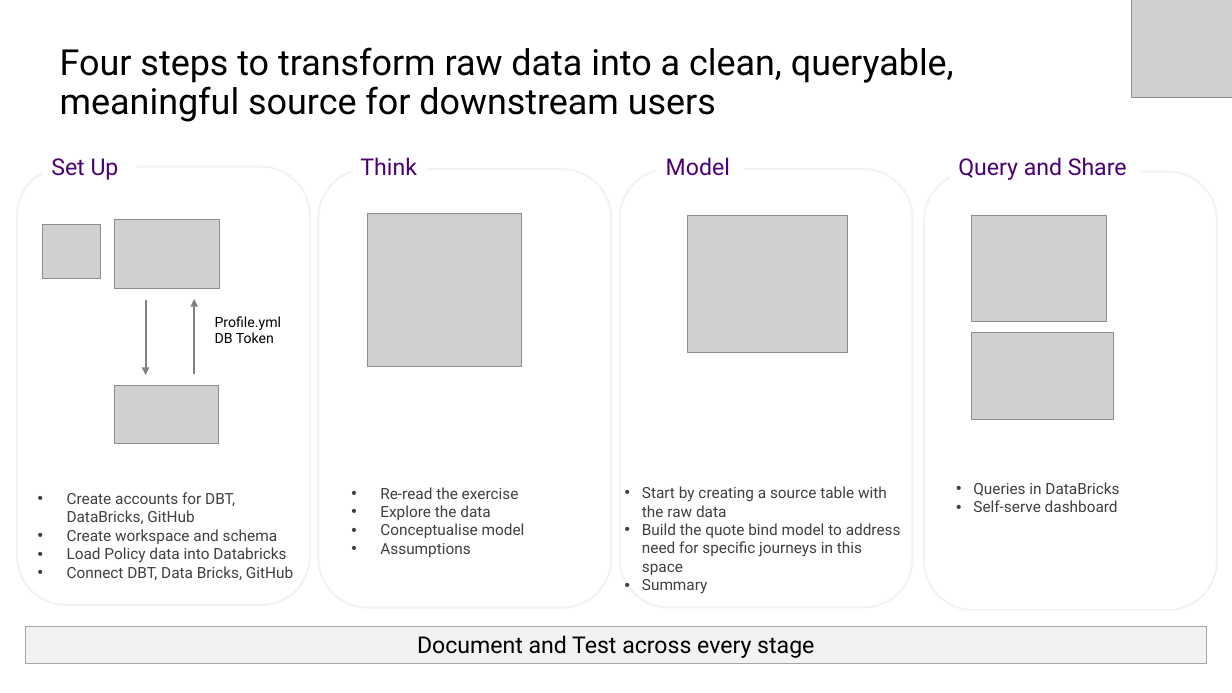
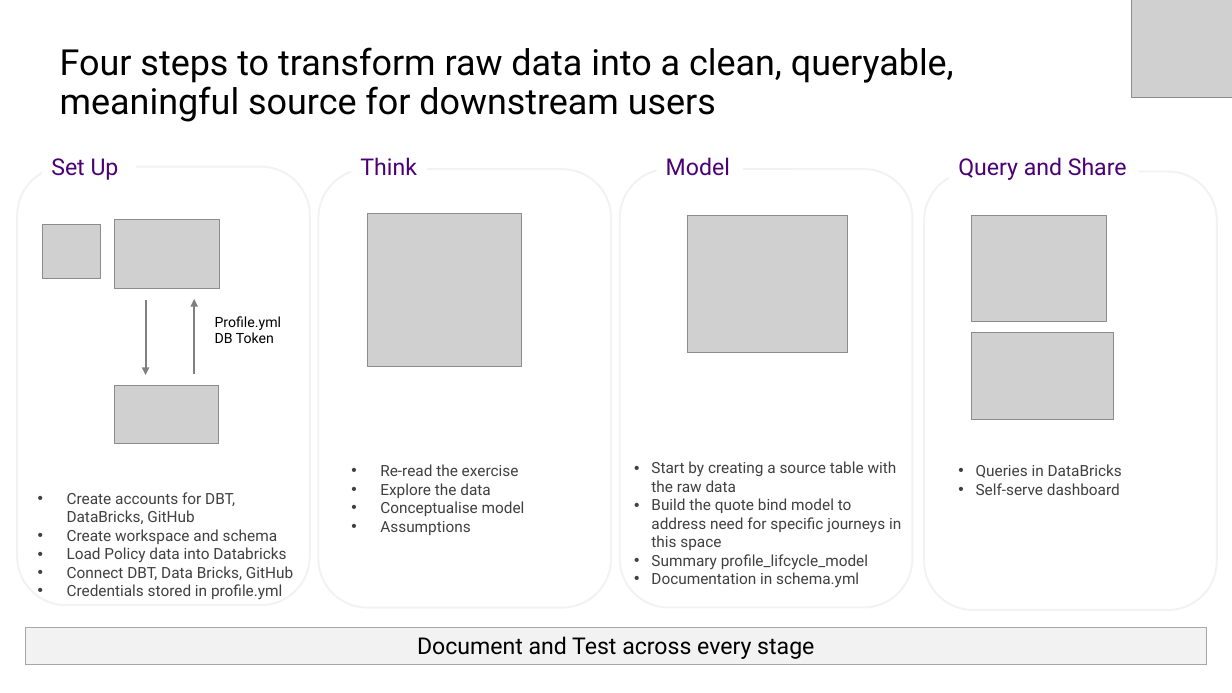
Before and after one commit to C-Monsta/IAG-Take-Home-Test, a slide deck: slide 4 of IAG Take Home Exercise.pptx. Drawn at 1232x693 pixels with LibreOffice and Linux fonts; fonts in the diff are those of the drawing; grey boxes stand for pictures. Boxes give left, top, right and bottom in pixels: in the first picture for what was removed or moved away, otherwise in the second. Text is boxed around its words. In the diff, an @@ line names an element or a change of style, - is before the commit and + after.

Commit message:
Add dbt SQL models and project files

```diff
--- a/IAG Take Home Exercise.pptx
+++ b/IAG Take Home Exercise.pptx
@@ text "Re-read the exercise": place and size @@
-text "Re-read the exercise" at [380,487,525,557]
+text "Re-read the exercise" at [380,464,525,535]
@@ text "Start by creating a source ...": place and size @@
-text "Start by creating a source ..." at [642,486,901,594]
+text "Start by creating a source ..." at [651,461,901,587]
@@ text "Queries in DataBricks": place and size @@
-text "Queries in DataBricks" at [973,482,1119,512]
+text "Queries in DataBricks" at [976,464,1122,495]
@@ text at [651,554,868,587]: text changed @@
-• Summary
+• Summary profile_lifcycle_model
+• Documentation in schema.yml
@@ text at [67,584,282,600]: paragraph added @@
+• Credentials stored in profile.yml
```
Also in this commit, not shown: 7 other slides changed, 1 slide added, 2 other files.
